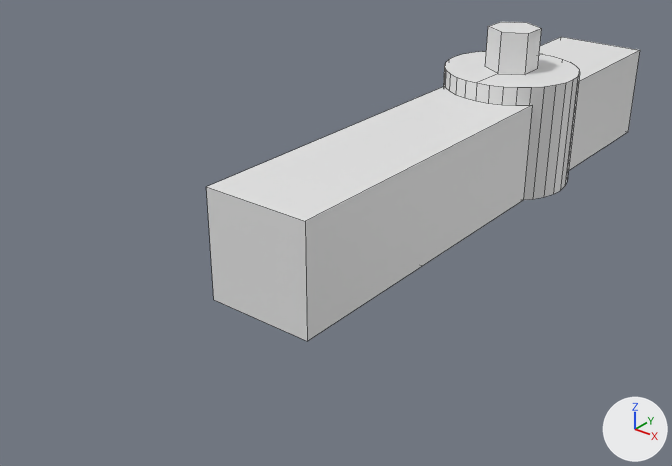
An edit to the Blender file penspinner/penspinner.blend, drawn before and after from the same camera.
Both versions are drawn from a camera (50 mm lens) standing at (58.4, -110.8, 43.8) and looking at (-5.0, -31.6, -5.3). The axes (+X, +Y, +Z) are drawn at lower right. The lights are the same throughout. Mesh edges are drawn as thin lines. The same objects are shown in both versions, whatever each file hides.

Objects in the first picture: 'final'.
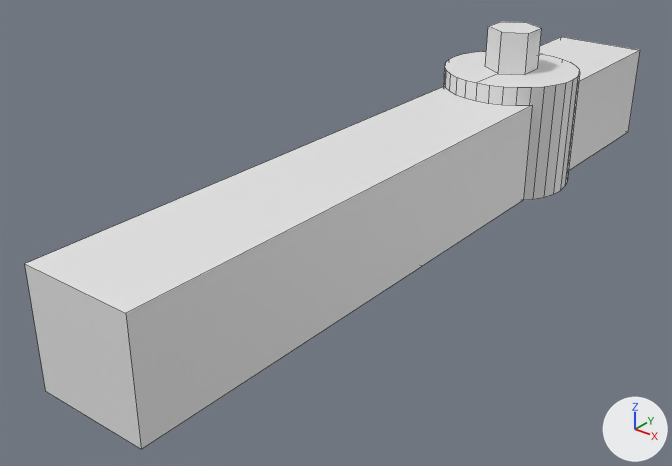
The change, as a list of edits to the scene's bpy script:
```text
Change me_cylinder:
    where me_cylinder.from_pydata(...)  # 122 vertices, 60 faces; spans x -1.0..1.0, y -5.64..3.18, z -0.74..1.61
    used by ob_final; location = (0.0, 0.0, 0.0); scale = (8.98, 8.98, 8.98)
    before: 35 (-0.67, -4.79, 0.67), 36 (-0.67, -4.79, -0.67), 37 (0.67, -4.79, -0.67), 63 (0.67, -4.79, 0.67), 107 (-0.74, -5.64, -0.74) at pixel (213, 299)
    before: 108 (-0.74, -5.64, 0.74) at pixel (206, 186), 110 (0.74, -5.64, 0.74) at pixel (305, 221), 111 (0.74, -5.64, -0.74) at pixel (307, 341)
    me_cylinder part 1
    add for i in [35, 36, 37, 63]: me_cylinder.vertices[i].co += Vector((0.0, -2.95, 0.0))
    add for i in [107, 108, 110, 111]: me_cylinder.vertices[i].co += Vector((0.0, -2.39, 0.0))
```

Pixel boxes [x1, y1, x2, y2] of what changed, in the pictures (672 x 466 px; the box of a moved part takes in the faces that stretch with it):
'final', reshaped (42% wider, 34% taller)
    before: [206, 22, 640, 341]
    after: [25, 22, 640, 449]
part 1 of me_cylinder, moved or reshaped
    before: [206, 185, 311, 341]
    after: [25, 185, 311, 449]
